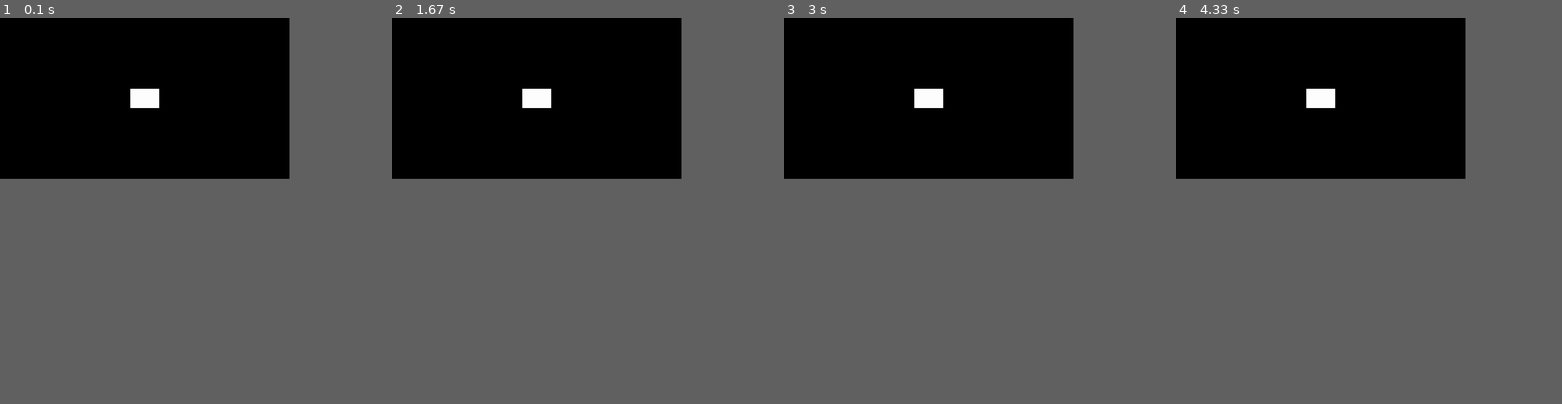
Above: before the commit, frames 1-4 (left to right).
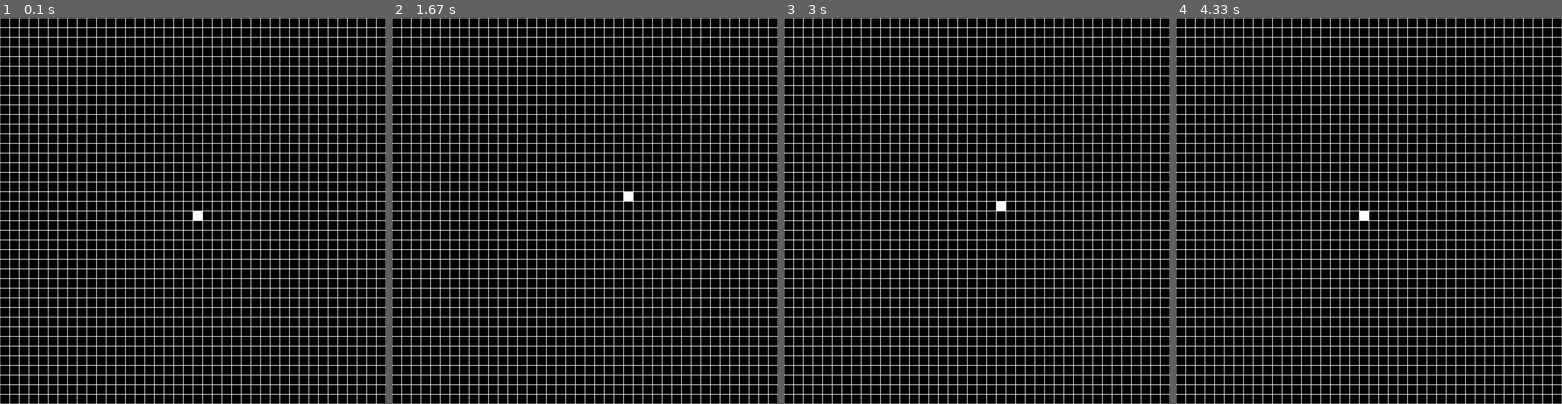
Above: after the commit, the same moments.

Repository: mrjovi91/pygame-snake
Game: pygame game, started from main.py
The game is run twice, just before and just after one commit, with the same random seed, the same clock (stepped at 60 frames per second) and the same inputs.
Inputs:
- Up to frame 1 (0.1 s): no input
- Up to frame 2 (1.67 s): hold D 0.33-0.8 s; hold W 0.83-1.32 s; hold D from 1.35 s (still down)
- Up to frame 3 (3 s): release D at 1.95 s; hold A 1.98-2.63 s; hold S from 2.67 s (still down)
- Up to frame 4 (4.33 s): release S at 3.35 s; hold A 3.38-4.08 s; hold W from 4.12 s (still down)
The window is 675x375 before the commit and 900x900 after it. Grey fills any space a smaller window leaves; there, only what the larger window draws over its background counts as a difference.

The runs differ from the first frame. In frame 1, 21% of the frame differs, in the area x 0-100%, y 0-100%; in frame 2, 21%; in frame 3, 21%; in frame 4, 21%.

Commit message:
Added movements to the game

Diff:
--- a/controllers/snake_game_controller.py
+++ b/controllers/snake_game_controller.py
@@ -1,22 +1,68 @@
 from settings import settings
 from views.snake_game_window import SnakeGameWindow
+from models.cell import Cell
 
 import pygame
+from time import sleep
 
 class SnakeGameController:
+
+
     def __init__(self):
         self._game = pygame
-
         self._run = True
         self._clock = self._game.time.Clock()
-        self._display = SnakeGameWindow(self._game, "Snake Game", 900, 500)
+
+        self.rows = 40
+        self.columns = 40
+        self._grid = []
+        for y in range(0,self.rows):
+            row = []
+            for x in range(0,self.columns):
+                row.append(Cell(x, y))
+            self._grid.append(row)
+
+        self._snake = [[int(self.rows/2), int(self.columns/2)]]
+        self._grid[self._snake[0][0]][self._snake[0][1]].head = True
+        self._direction = 'right'
+
+
+
+        self._display = SnakeGameWindow(self._game, "Snake Game", 1200, 1200, self.rows, self.columns)
 
     def start(self):
         while self._run:
+            self._display.refresh(self._grid)
             self._clock.tick(settings['fps'])
+            sleep(0.25)
             for event in self._game.event.get():
-                print(event.type)
                 if event.type == self._game.QUIT:
                     self._run = False
-                self._display.render()
+            keys_pressed = self._game.key.get_pressed()
+            if keys_pressed[self._game.K_w]:
+                self._direction = 'up'
+            elif keys_pressed[self._game.K_d]:
+                self._direction = 'right'
+            elif keys_pressed[self._game.K_s]:
+                self._direction = 'down'
+            elif keys_pressed[self._game.K_a]:
+                self._direction = 'left'
+
+            self.move()
         self._game.quit()
+
+
+    def move(self):
+        directions = {
+            'up': [-1, 0],
+            'right': [0, 1],
+            'down': [1, 0],
+            'left': [0, -1]
+        }
+
+        current_head = self._grid[self._snake[0][0]][self._snake[0][1]]
+        new_head_coordinates = [self._snake[0][0] + directions[self._direction][0], self._snake[0][1] + directions[self._direction][1]]
+        new_head = self._grid[new_head_coordinates[0]][new_head_coordinates[1]]
+        current_head.head = False
+        new_head.head = True
+        self._snake[0] = new_head_coordinates
--- a/models/cell.py
+++ b/models/cell.py
@@ -1,2 +1,15 @@
 class Cell:
-    pass
+    def __init__(self, x, y, head=False, body=False, tail=False):
+        self._x = x
+        self._y = y
+        self.head = head
+        self.body = body
+        self.tail = tail
+
+    @property
+    def x(self):
+        return self._x
+
+    @property
+    def y(self):
+        return self._y
--- a/views/snake_game_window.py
+++ b/views/snake_game_window.py
@@ -1,14 +1,24 @@
 from libs.colors import *
 
 class SnakeGameWindow:
-    def __init__(self, game, title, width, height):
+    def __init__(self, game, title, width, height, rows, columns):
         self._game = game
         self._title = title
         self._width, self._height = width, height
         self._window = self._game.display.set_mode((self._width, self._height))
         self._game.display.set_caption(self._title)
+        self._rows = rows
+        self._columns = columns
+        self._cell_width = width / columns
+        self._cell_height = height / rows
 
-    def render(self):
+    def refresh(self, grid):
         self._window.fill(BLACK)
-        self._game.draw.rect(self._window, WHITE, self._game.Rect(self._width/2 - 90/2, self._height/2 - 60/2, 90, 60))
+        for y, row in enumerate(grid):
+            for x, column in enumerate(row):
+                cell = column
+                if cell.head:
+                    self._game.draw.rect(self._window, WHITE, self._game.Rect(x*self._cell_width, y*self._cell_height, self._cell_width, self._cell_height))
+                else:
+                    self._game.draw.rect(self._window, WHITE, self._game.Rect(x*self._cell_width, y*self._cell_height, self._cell_width, self._cell_height), 1)
         self._game.display.update()
Empty file added: views/__init__.py
Not shown, removed: views/__init__.[y
